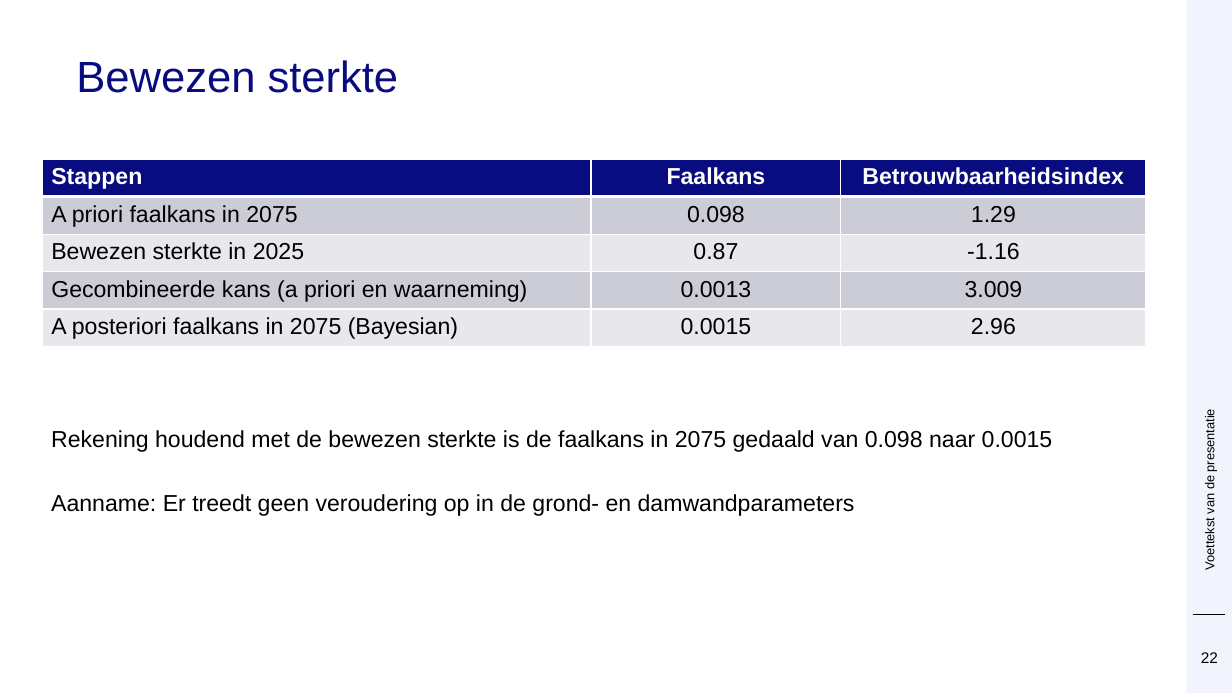
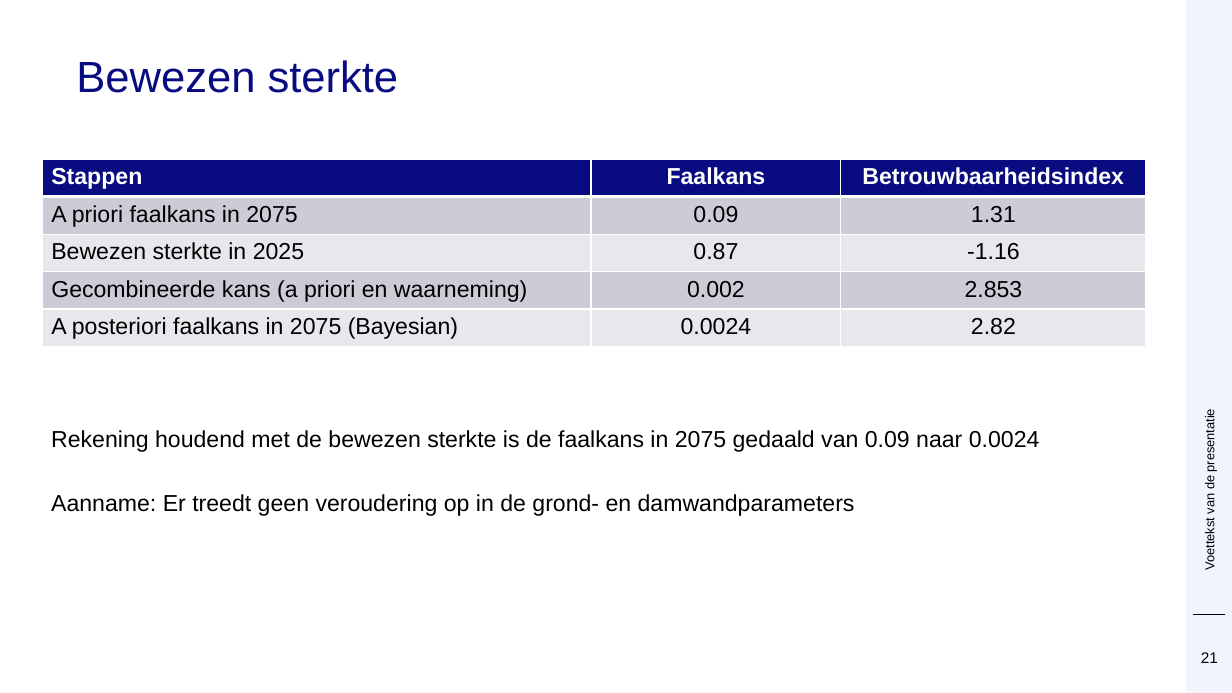
Before and after one commit to Deltares/ProbabilisticLibrary, a slide deck: slide 21 of sources/Deltares.Probabilistic.PWrapper.Examples/kratos/Prob Kratos DSD.pptx (slide 22 before the commit). Drawn at 1232x693 pixels with LibreOffice and Linux fonts; fonts in the diff are those of the drawing; background and template pictures are left out. Boxes give left, top, right and bottom in pixels: in the first picture for what was removed or moved away, otherwise in the second. Text is boxed around its words. In the diff, an @@ line names an element or a change of style, - is before the commit and + after.

```diff
--- a/sources/Deltares.Probabilistic.PWrapper.Examples/kratos/Prob Kratos DSD.pptx
+++ b/sources/Deltares.Probabilistic.PWrapper.Examples/kratos/Prob Kratos DSD.pptx
@@ table at <box>43,159,1146,347</box> @@
-row 2, column 2: 0.098
+row 2, column 2: 0.09
-row 2, column 3: 1.29
+row 2, column 3: 1.31
-row 4, column 2: 0.0013
+row 4, column 2: 0.002
-row 4, column 3: 3.009
+row 4, column 3: 2.853
-row 5, column 2: 0.0015
+row 5, column 2: 0.0024
-row 5, column 3: 2.96
+row 5, column 3: 2.82
@@ text at <box>51,430,1040,452</box>: text changed @@
-Rekening houdend met de bewezen sterkte is de faalkans in 2075 gedaald van 0.098 naar 0.0015
+Rekening houdend met de bewezen sterkte is de faalkans in 2075 gedaald van 0.09 naar 0.0024
@@ page number at <box>1201,652,1218,663</box>: text changed @@
-22
+21
```
Also in this commit, not shown: 9 other slides changed, 1 slide removed, 2 other files.
